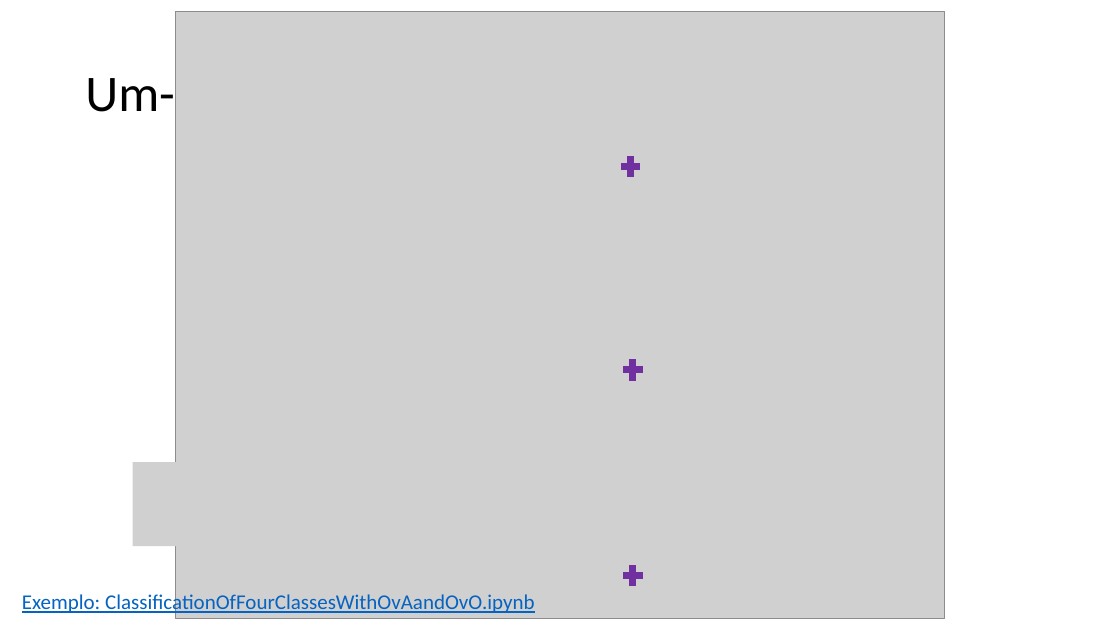
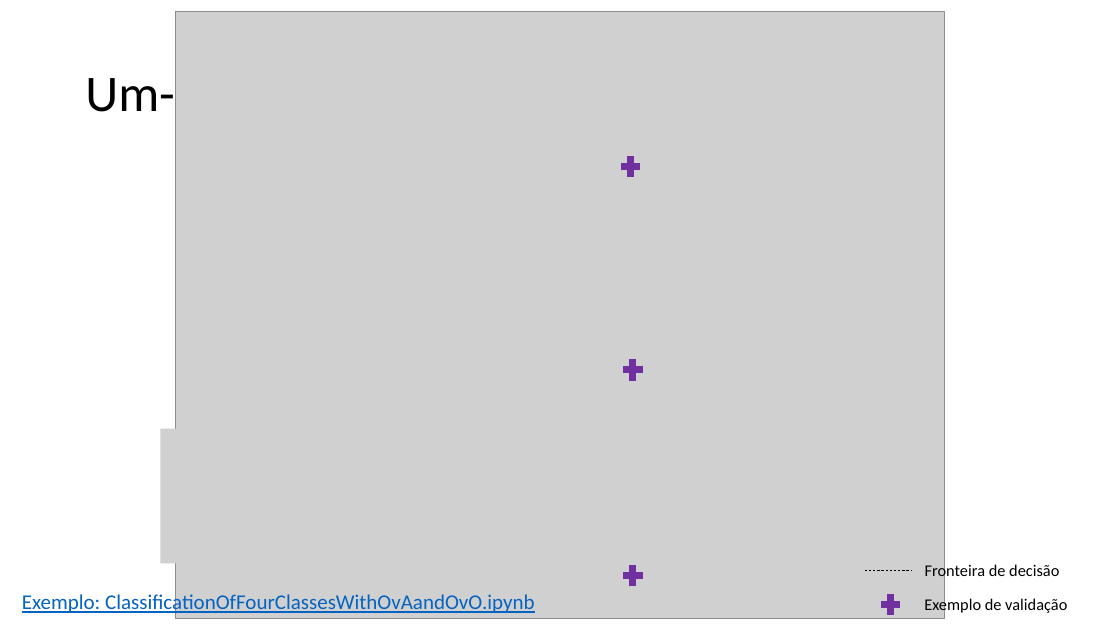
Before and after one commit to zz4fap/t320_aprendizado_de_maquina, a slide deck: slide 7 of slides/T320_Classificação (Parte IV).pptx. Drawn at 1120x630 pixels with LibreOffice and Linux fonts; fonts in the diff are those of the drawing; grey boxes stand for pictures. Boxes give left, top, right and bottom in pixels: in the first picture for what was removed or moved away, otherwise in the second. Text is boxed around its words. In the diff, an @@ line names an element or a change of style, - is before the commit and + after.

```diff
--- a/slides/T320_Classificação (Parte IV).pptx
+++ b/slides/T320_Classificação (Parte IV).pptx
@@ picture: place and size @@
-picture at <box>133,462,350,546</box>
+picture at <box>160,429,377,564</box>
@@ text added at <box>925,563,1059,581</box>, 14 pt, text #000000 @@
+Fronteira de decisão
@@ line added from (865, 571) to (912, 571), #000000 0.5 pt dashed @@
@@ plus sign added at <box>878,592,903,619</box>, fill #7030A0, outline #7030A0 1 pt @@
@@ text added at <box>924,597,1067,615</box>, 14 pt, text #000000 @@
+Exemplo de validação
```
Also in this commit, not shown: 1 other slide changed, 2 other files.
